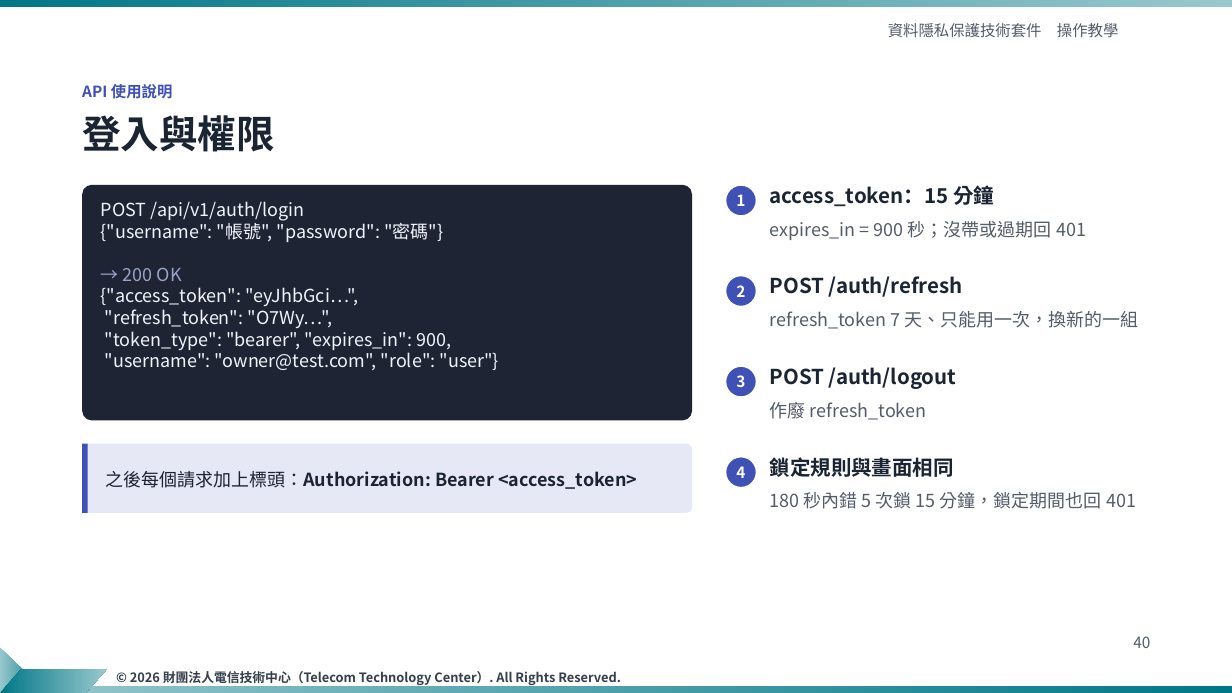
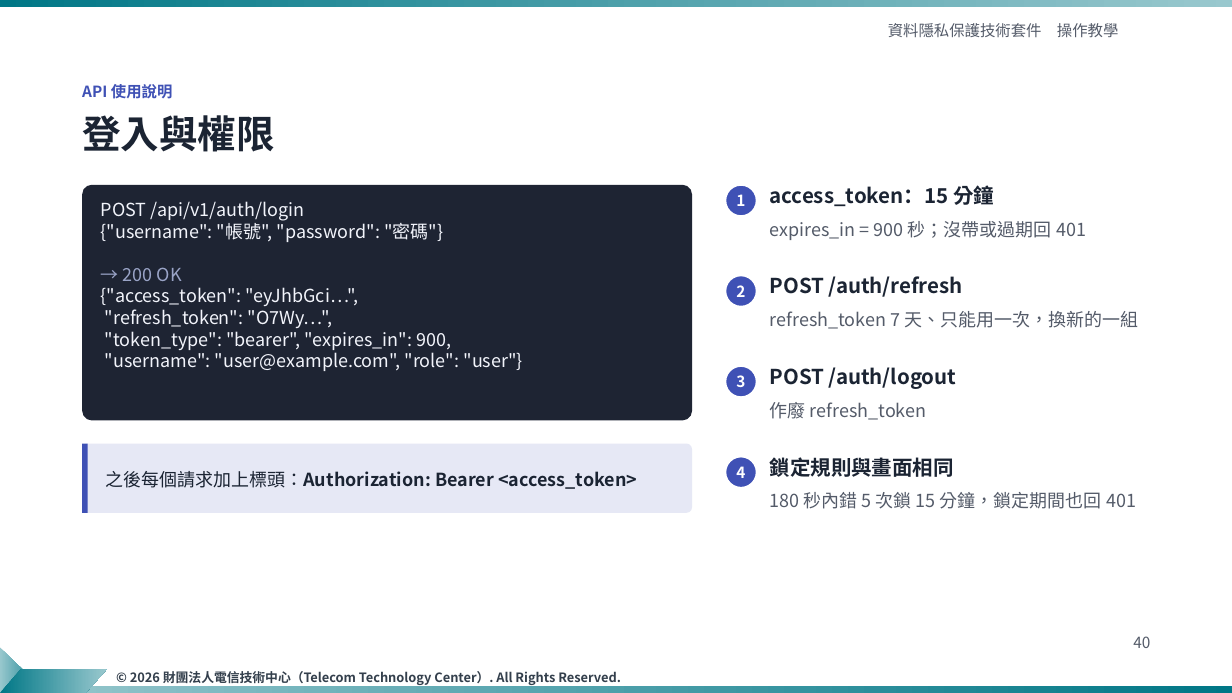
Before and after one commit to ttcdog115016/Demo, a slide deck: slide 40 of slides/資料隱私保護技術套件_操作教學_TTC樣板_v4.pptx. Drawn at 1232x693 pixels with LibreOffice and Linux fonts; fonts in the diff are those of the drawing; background and template pictures are left out. Boxes give left, top, right and bottom in pixels: in the first picture for what was removed or moved away, otherwise in the second. Text is boxed around its words. In the diff, an @@ line names an element or a change of style, - is before the commit and + after.

```diff
--- a/slides/資料隱私保護技術套件_操作教學_TTC樣板_v4.pptx
+++ b/slides/資料隱私保護技術套件_操作教學_TTC樣板_v4.pptx
@@ text at (x1=105, y1=349, x2=522, y2=371): text changed @@
-"username": "owner@test.com", "role": "user"}
+"username": "user@example.com", "role": "user"}
```
